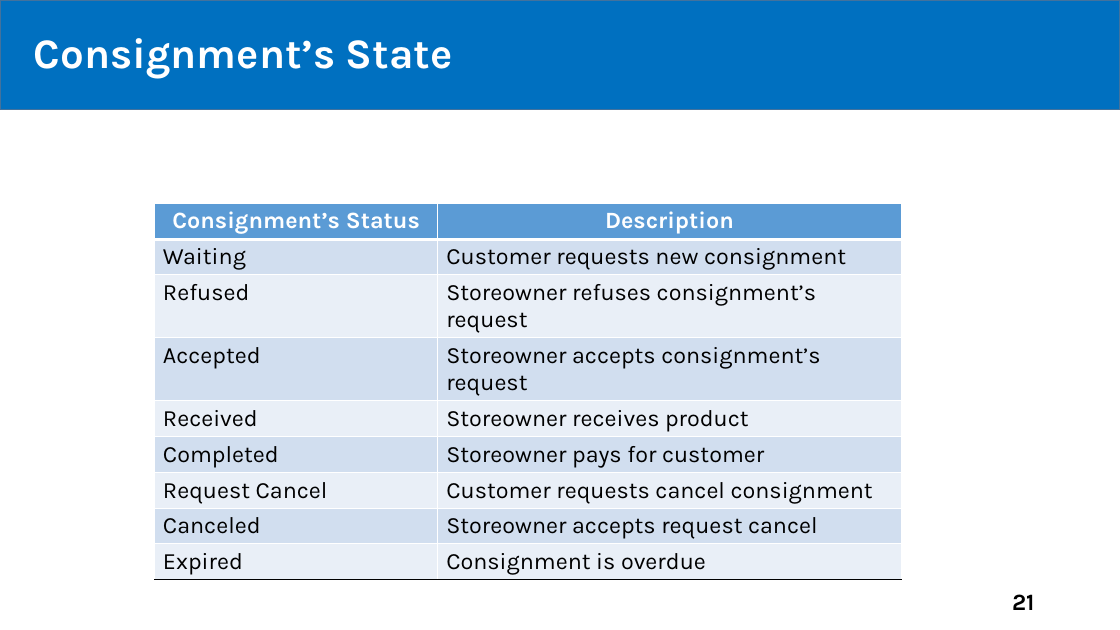
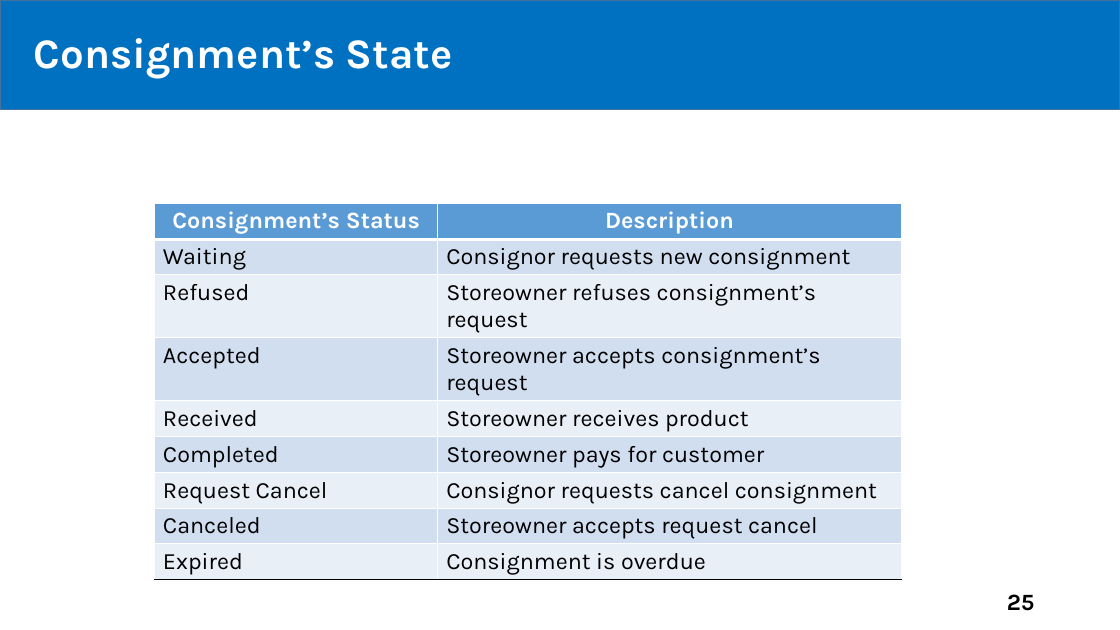
Before and after one commit to tiendan3108/CP, a slide deck: slide 25 of Source/Presentation/PreFinalPresentation.pptx (slide 21 before the commit). Drawn at 1120x630 pixels with LibreOffice and Linux fonts; fonts in the diff are those of the drawing. Boxes give left, top, right and bottom in pixels: in the first picture for what was removed or moved away, otherwise in the second. Text is boxed around its words. In the diff, an @@ line names an element or a change of style, - is before the commit and + after.

```diff
--- a/Source/Presentation/PreFinalPresentation.pptx
+++ b/Source/Presentation/PreFinalPresentation.pptx
@@ table at (155, 203, 902, 579) @@
-row 2, column 2: Customer requests new consignment
+row 2, column 2: Consignor requests new consignment
-row 7, column 2: Customer requests cancel consignment
+row 7, column 2: Consignor requests cancel consignment
@@ page number at (1007, 594, 1035, 611): text changed @@
-21
+25
```
Also in this commit, not shown: 24 other slides changed, 14 slides added.
